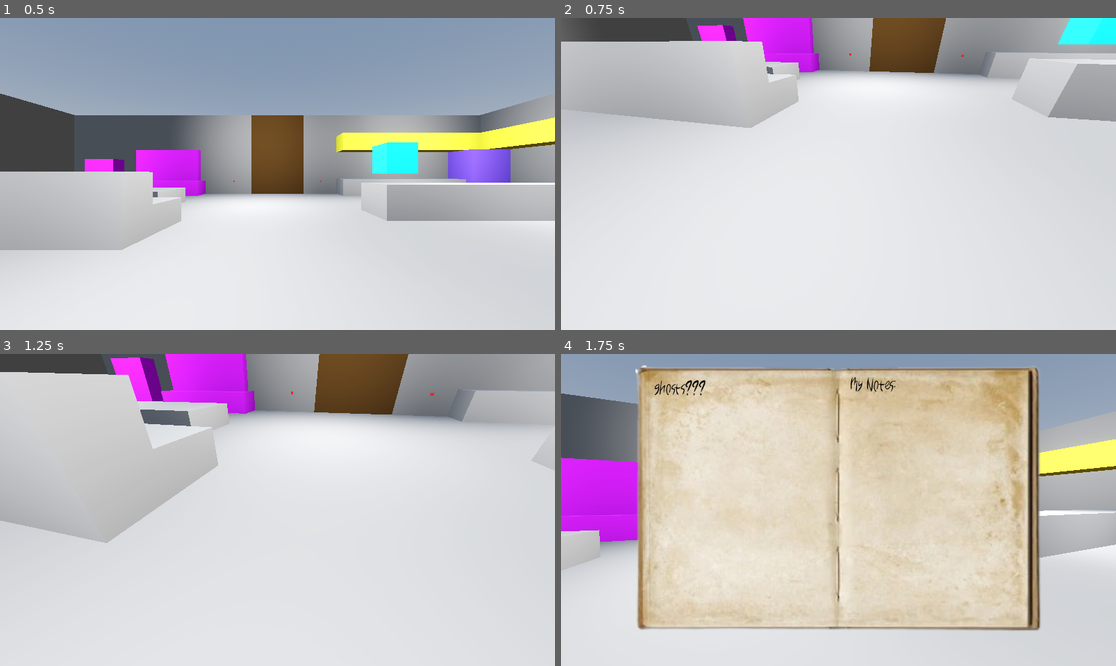
Above: before the commit, frames 1-4 (two rows, left to right).
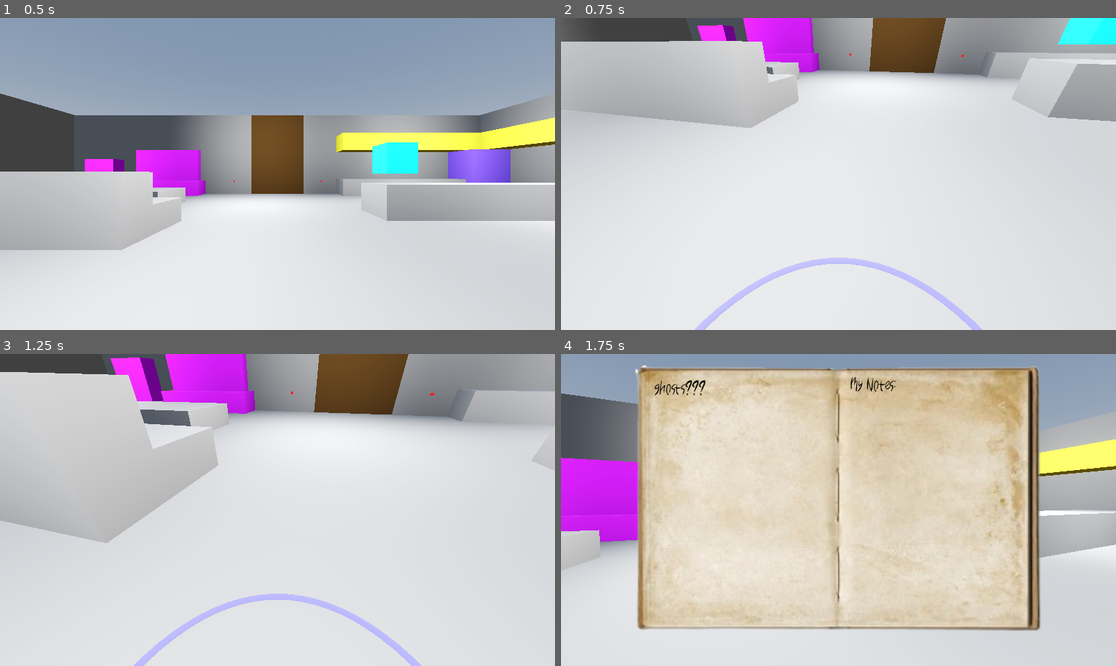
Above: after the commit, the same moments.

Repository: viamill/spooky-jam-2025
Game: Godot game, scene res://src/game.tscn
The game is run twice, just before and just after one commit, with the same random seed, the same clock (stepped at 60 frames per second) and the same inputs. This scene is started directly instead of the project's main scene.
Inputs (mouse positions are in pixels of both pictures, inside the frame that each line leads up to):
- Up to frame 1 (0.5 s): no input
- Up to frame 2 (0.75 s): tap Enter at 0.5 s; move the mouse to (810, 236) at 0.52 s; press the mouse at (810, 236) at 0.53 s; hold W (move_forward) from 0.53 s (still down)
- Up to frame 3 (1.25 s): keep holding W (move_forward)
- Up to frame 4 (1.75 s): keep holding W (move_forward); move the mouse to (877, 513) at 1.27 s; release the mouse at (877, 513) at 1.28 s; tap J (journal) at 1.35 s

Frame 1 is identical in both runs. In frame 2, 1.2% of the frame differs, in the area x 24-76%, y 76-100%; in frame 3, 1.2%; in frame 4, nothing differs.

Commit message:
Added interact ring to player

Diff:
--- a/src/game.gd
+++ b/src/game.gd
@@ -29,7 +29,10 @@
 			return null
 	var options = selected.get_children()
 	options.shuffle()
-	return options[0]
+	if options.size() == 0:
+		return null
+	else:
+		return options[0]
 
 
 func _ready() -> void:
--- a/src/globals/ghost_class.gd
+++ b/src/globals/ghost_class.gd
@@ -20,7 +20,12 @@
 	cur_anomaly_type = GameManager.AnomalyType.NONE
 	cur_anomaly = null
 
-func get_next_anomaly() -> GameManager.AnomalyType:
-	cur_anomaly_type = possible_anomalies.pop_back()
-	cur_anomaly = GameManager.game.get_anomaly(cur_anomaly_type)
-	return cur_anomaly_type
+func get_next_anomaly():
+	if (possible_anomalies.size() != 0):
+		cur_anomaly_type = possible_anomalies.pop_back()
+		cur_anomaly = GameManager.game.get_anomaly(cur_anomaly_type)
+		if cur_anomaly != null:
+			cur_anomaly.possess() #Notifies object that it is posseded
+		return cur_anomaly_type
+	else:
+		return null
--- a/src/menus.gd
+++ b/src/menus.gd
@@ -37,6 +37,7 @@
 func quit() -> void:
 	get_tree().paused = false
 	InputStack.reset()
+	Input.mouse_mode = Input.MOUSE_MODE_CONFINED
 	get_tree().change_scene_to_file("res://src/main_menu.tscn")
 
 func restart() -> void:
--- a/src/player/player.tscn
+++ b/src/player/player.tscn
@@ -1,10 +1,19 @@
-[gd_scene load_steps=4 format=3 uid="uid://cpdl6ffkel75e"]
+[gd_scene load_steps=6 format=3 uid="uid://cpdl6ffkel75e"]
 
 [ext_resource type="Script" uid="uid://nvjchsa340nx" path="res://src/player/player.gd" id="1_oul6g"]
 
 [sub_resource type="CapsuleShape3D" id="CapsuleShape3D_kqu6x"]
 
 [sub_resource type="CapsuleMesh" id="CapsuleMesh_4anbu"]
+
+[sub_resource type="StandardMaterial3D" id="StandardMaterial3D_4anbu"]
+transparency = 1
+albedo_color = Color(0.132, 0.07, 1, 0.341176)
+
+[sub_resource type="TorusMesh" id="TorusMesh_rxibo"]
+material = SubResource("StandardMaterial3D_4anbu")
+inner_radius = 1.0
+outer_radius = 1.05
 
 [node name="Player" type="CharacterBody3D"]
 script = ExtResource("1_oul6g")
@@ -17,6 +26,9 @@
 transform = Transform3D(1, 0, 0, 0, 1, 0, 0, 0, 1, 0, 1, 0)
 mesh = SubResource("CapsuleMesh_4anbu")
 
+[node name="Indicator" type="MeshInstance3D" parent="."]
+mesh = SubResource("TorusMesh_rxibo")
+
 [node name="Head" type="Node3D" parent="."]
 transform = Transform3D(1, 0, 0, 0, 1, 0, 0, 0, 1, 0, 1.5, 0)
 
Not shown: 1 places in src/main_menu.tscn that only renumber resources
